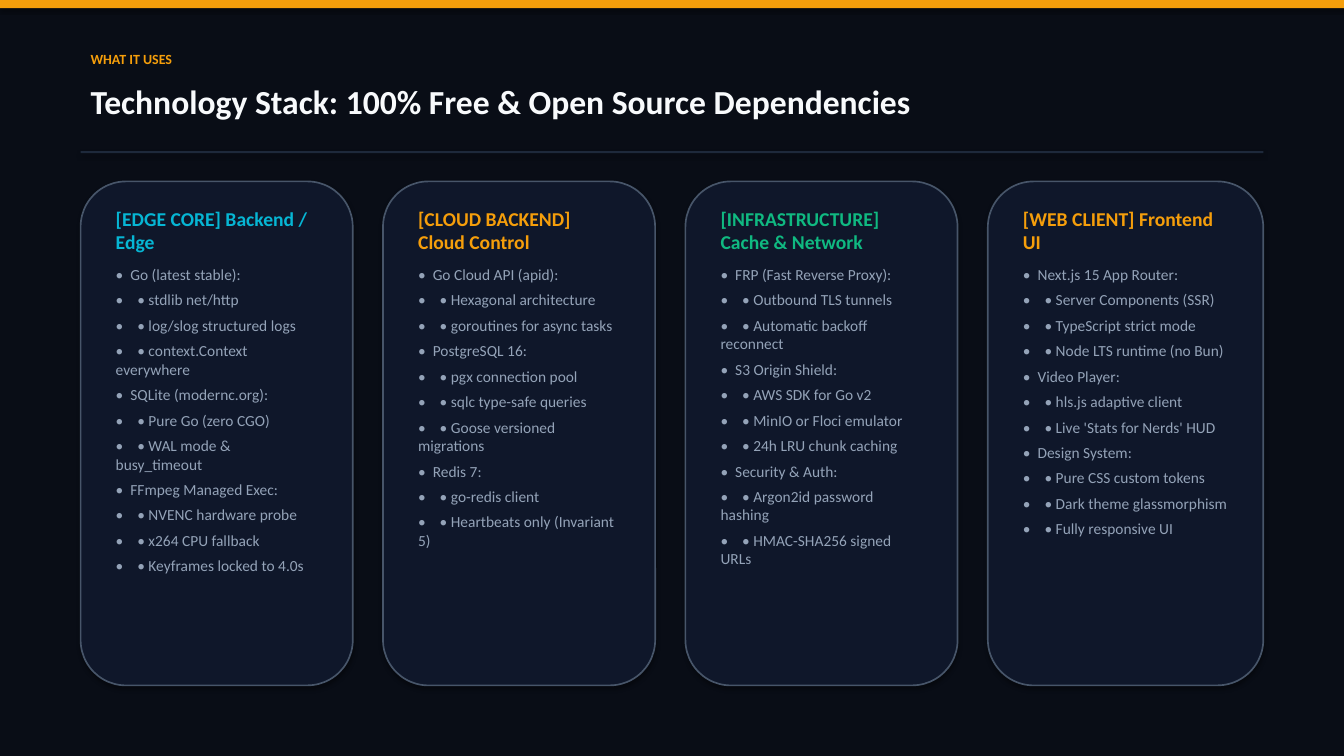
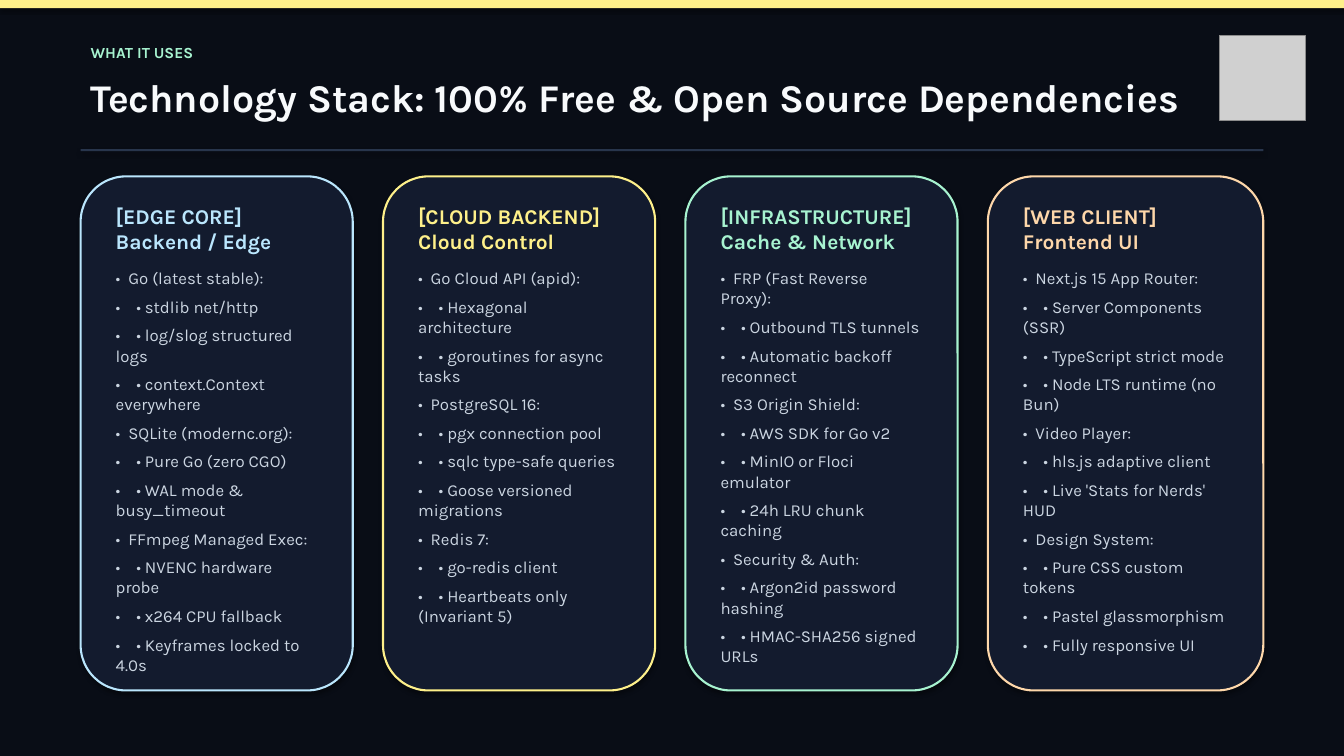
Before and after one commit to Anosh26/Custard-Fin, a slide deck: slide 5 of docs/presentation/CustardFin_Presentation.pptx. Drawn at 1344x756 pixels with LibreOffice and Linux fonts; fonts in the diff are those of the drawing; grey boxes stand for pictures. Boxes give left, top, right and bottom in pixels: in the first picture for what was removed or moved away, otherwise in the second. Text is boxed around its words. In the diff, an @@ line names an element or a change of style, - is before the commit and + after.

```diff
--- a/docs/presentation/CustardFin_Presentation.pptx
+++ b/docs/presentation/CustardFin_Presentation.pptx
@@ rectangle at (0,0,1344,8): fill #F59E0B to #FEF08A @@
@@ text "WHAT IT USES": place and size @@
-text "WHAT IT USES" at (91,55,172,64)
+text "WHAT IT USES" at (91,48,193,58)
@@ text "WHAT IT USES" at (91,48,193,58): size 10 to 11 pt, font Calibri to Karla, text colour #F59E0B to #A7F3D0 @@
@@ picture added at (1220,35,1306,121) @@
@@ text "Technology Stack: 100% Free & ..." at (91,84,1179,122): size 24 to 28 pt, font Calibri to Karla @@
@@ rectangle at (81,149,1263,151): fill #1E293B to #28354C @@
@@ rounded rectangle: place and size @@
-rounded rectangle at (81,181,353,686)
+rounded rectangle at (81,176,353,691)
@@ rounded rectangle at (81,176,353,691): fill #0F172A to #131B2E; outline #475569 1.2 pt to #BAE6FD 1.5 pt @@
@@ rounded rectangle: place and size @@
-rounded rectangle at (383,181,655,686)
+rounded rectangle at (383,176,655,691)
@@ rounded rectangle at (383,176,655,691): fill #0F172A to #131B2E; outline #475569 1.2 pt to #FEF08A 1.5 pt @@
@@ rounded rectangle: place and size @@
-rounded rectangle at (686,181,958,686)
+rounded rectangle at (686,176,958,691)
@@ rounded rectangle at (686,176,958,691): fill #0F172A to #131B2E; outline #475569 1.2 pt to #A7F3D0 1.5 pt @@
@@ rounded rectangle: place and size @@
-rounded rectangle at (988,181,1263,686)
+rounded rectangle at (988,176,1263,691)
@@ rounded rectangle at (988,176,1263,691): fill #0F172A to #131B2E; outline #475569 1.2 pt to #FED7AA 1.5 pt @@
@@ text "[EDGE CORE] Backend / Edge" at (116,207,307,671): size 14 to 15 pt, text colour #06B6D4 to #BAE6FD in "[EDGE CORE] Backend / Edge"; font Calibri to Karla, size 11 to 12 pt, text colour #94A3B8 to #CBD5E1; more space between paragraphs @@
@@ text "[CLOUD BACKEND] Cloud Control" at (418,207,615,624): size 14 to 15 pt, text colour #F59E0B to #FEF08A in "[CLOUD BACKEND] Cloud Control"; font Calibri to Karla; size 11 to 12 pt, text colour #94A3B8 to #CBD5E1 in "• Go Cloud API (apid):", "• • Hexagonal architecture", "• • goroutines for async tasks", "• PostgreSQL 16:" and 6 more places; more space between paragraphs @@
@@ text "[INFRASTRUCTURE] Cache & Network" at (721,207,920,662): size 14 to 15 pt, text colour #10B981 to #A7F3D0 in "[INFRASTRUCTURE] Cache & Network"; font Calibri to Karla; size 11 to 12 pt, text colour #94A3B8 to #CBD5E1 in "• FRP (Fast Reverse Proxy):", "• • Outbound TLS tunnels", "• • Automatic backoff reconnect", "• S3 Origin Shield:" and 6 more places; more space between paragraphs @@
@@ text at (1023,207,1216,655): size 14 to 15 pt, text colour #F59E0B to #FED7AA in "[WEB CLIENT] Frontend UI"; font Calibri to Karla; size 11 to 12 pt, text colour #94A3B8 to #CBD5E1 in "• Next.js 15 App Router:", "• • Server Components (SSR)", "• • TypeScript strict mode", "• • Node LTS runtime (no Bun)" and 6 more places; more space between paragraphs @@
@@ text at (1052,610,1224,626): text changed; size 11 to 12 pt; font Calibri to Karla; text colour #94A3B8 to #CBD5E1 @@
-• • Dark theme glassmorphism
+• • Pastel glassmorphism
```
Also in this commit, not shown: 11 other slides changed, 9 other files.
